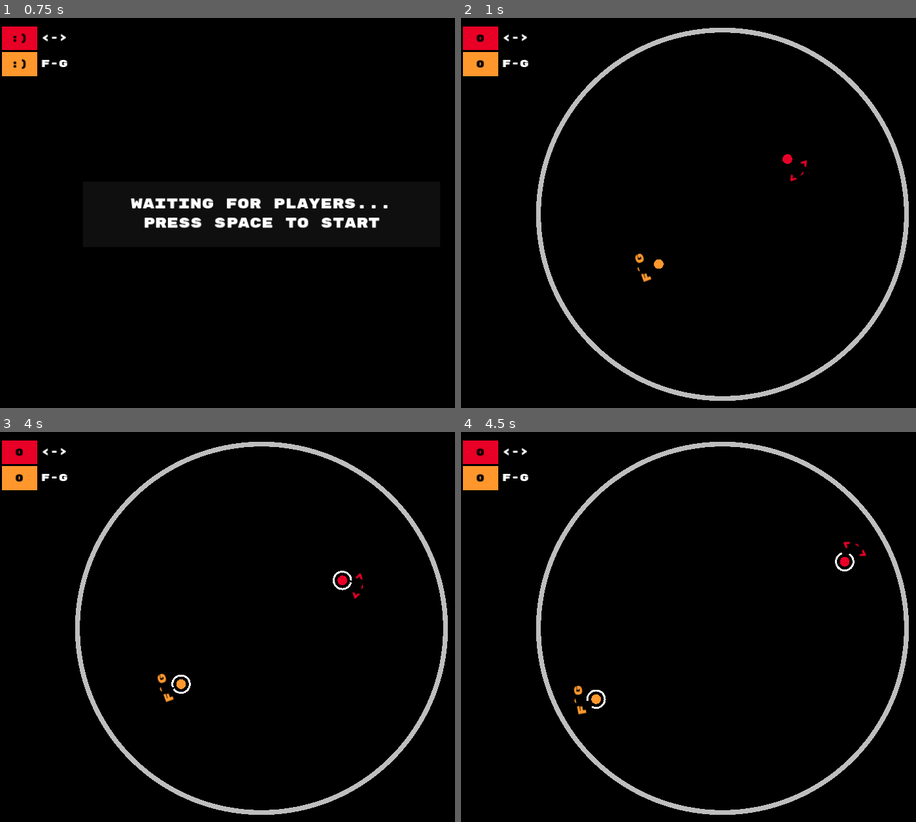
Above: before the commit, frames 1-4 (two rows, left to right).
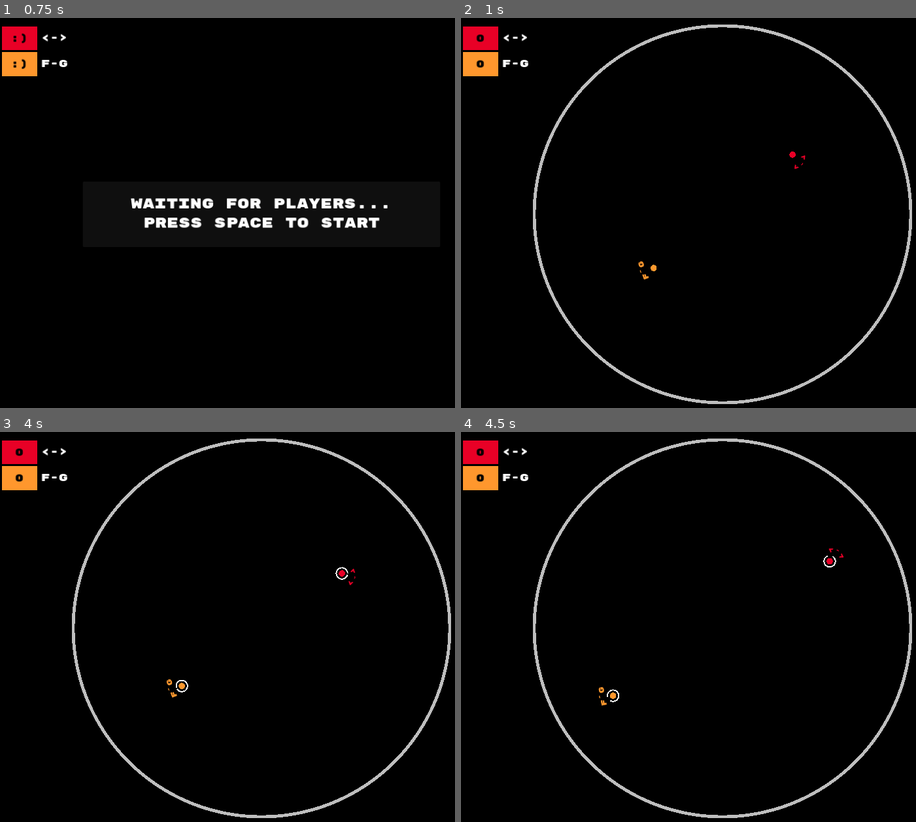
Above: after the commit, the same moments.

Repository: brainrake/CurveLife
Game: Godot game, scene res://game.tscn
Two runs of this game, one before a commit and one after it. Both use one fixed random seed, a clock stepped at 60 frames per second and the inputs below.
Inputs:
- Up to frame 1 (0.75 s): tap Enter (ui_accept) at 0.5 s; hold Right from 0.53 s (still down); tap F at 0.6 s
- Up to frame 2 (1 s): keep holding Right; tap Enter (ui_accept) at 0.77 s
- Up to frame 3 (4 s): tap Enter (ui_accept) at 1.25, 1.52, 2, 2.75, 3.02, 3.5, 3.77 s; release Right at 1.28 s; hold S 1.28-2.03 s; tap G at 1.35 s; hold Right 2.03-3.53 s; tap J at 2.1 s; tap K at 2.85 s; hold Left from 3.53 s (still down); tap F at 3.6 s
- Up to frame 4 (4.5 s): keep holding Left; tap G at 4.35 s

Frame 1 is identical in both runs. In frame 2, 5.5% of the frame differs, in the area x 15-100%, y 1-99%; in frame 3, 5.6%; in frame 4, 5.7%.

Commit message:
increase field size

Diff:
--- a/src/game.gd
+++ b/src/game.gd
@@ -109,7 +109,7 @@
 func init_level():
   clear_level()
   match_goal = max((players.size() - 1) * 10, 1)
-  width = clamp(players.size() * 190, width_range.x, width_range.y)
+  width = clamp(players.size() * 300, width_range.x, width_range.y)
   item_timer.wait_time = item_wait.x
   create_field(width * 2)
 
